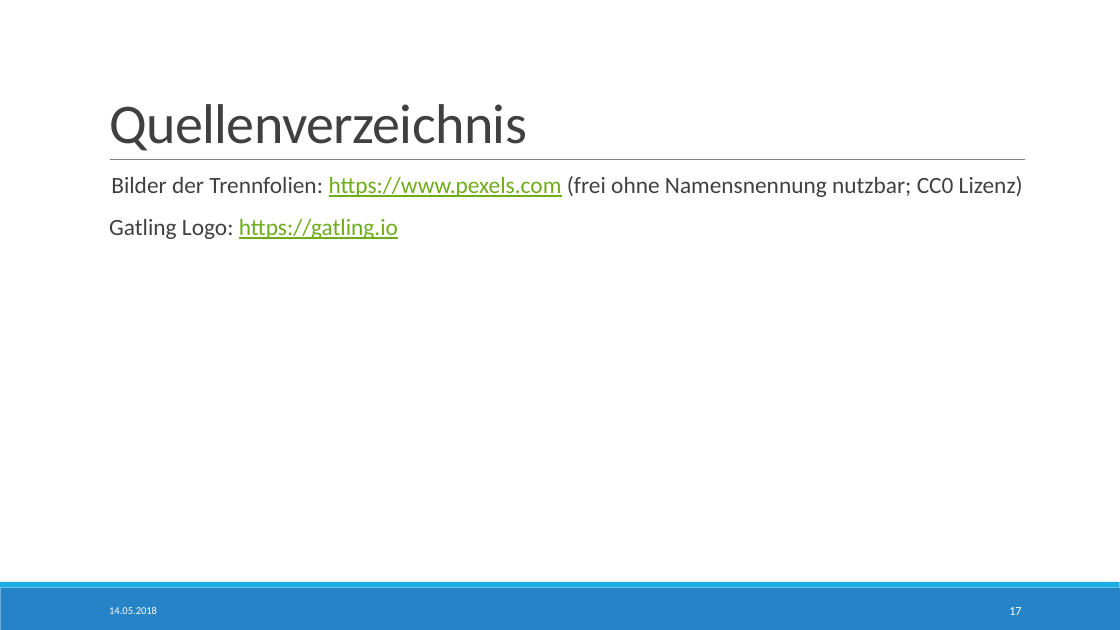
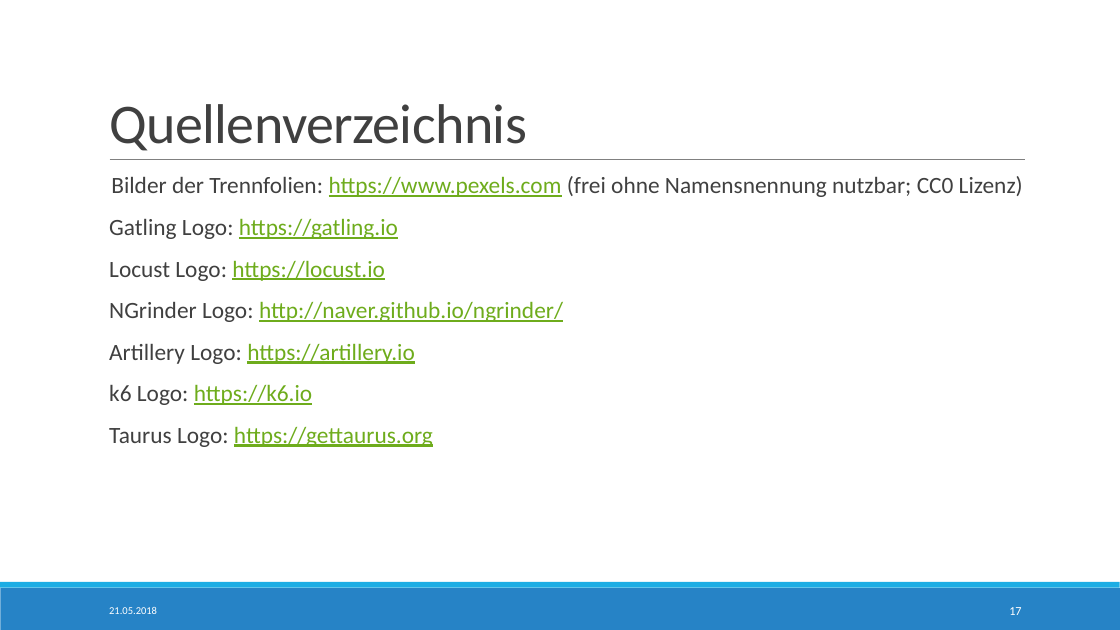
Before and after one commit to StTraeger/sqs-car-webservice, a slide deck: slide 17 of sqsdemoserver/LoadTesting.pptx. Drawn at 1120x630 pixels with LibreOffice and Linux fonts; fonts in the diff are those of the drawing. Boxes give left, top, right and bottom in pixels: in the first picture for what was removed or moved away, otherwise in the second. Text is boxed around its words. In the diff, an @@ line names an element or a change of style, - is before the commit and + after.

```diff
--- a/sqsdemoserver/LoadTesting.pptx
+++ b/sqsdemoserver/LoadTesting.pptx
@@ text at <box>109,260,563,447</box>: paragraphs added @@
+  Locust Logo: https://locust.io
+  NGrinder Logo: http://naver.github.io/ngrinder/
+  Artillery Logo: https://artillery.io
+  k6 Logo: https://k6.io
+  Taurus Logo: https://gettaurus.org
@@ text at <box>109,607,157,614</box>: text changed @@
-14.05.2018
+21.05.2018
```
Also in this commit, not shown: 13 other slides changed, 2 slides added, 2 slides removed, 2 other files.
